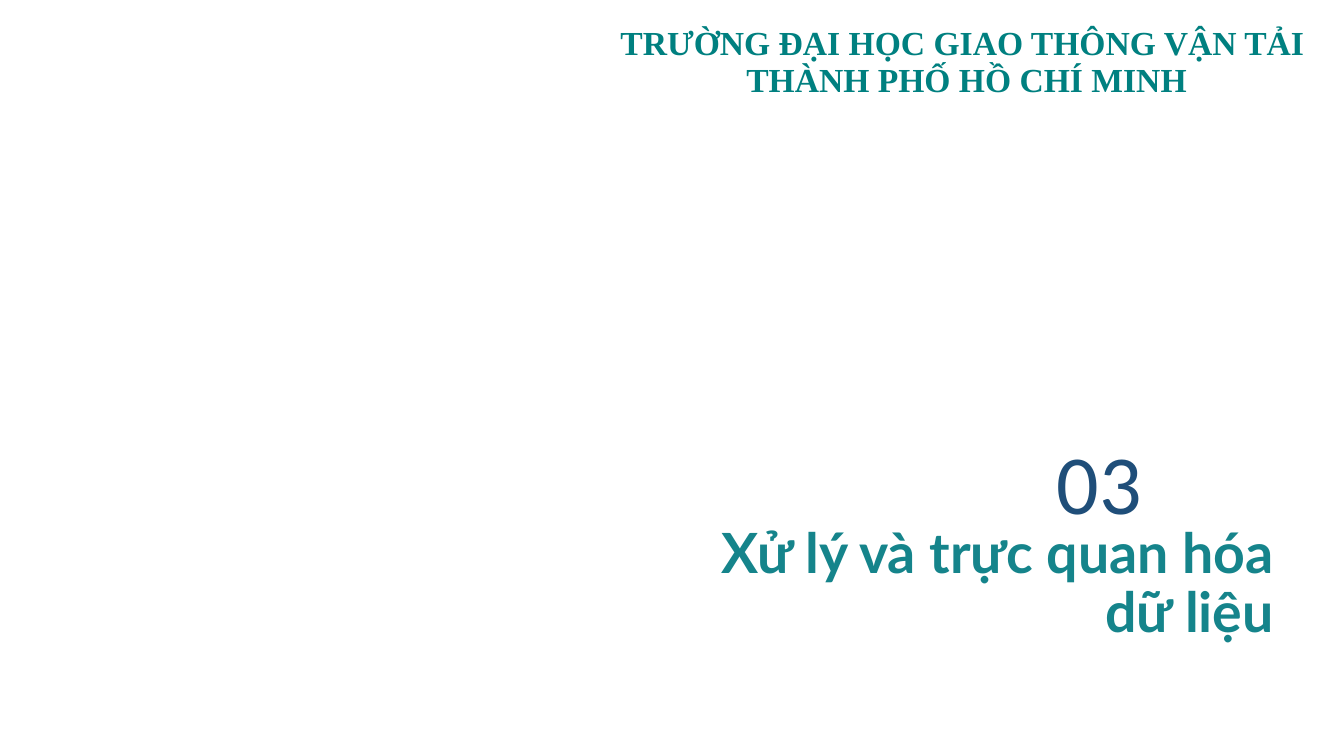
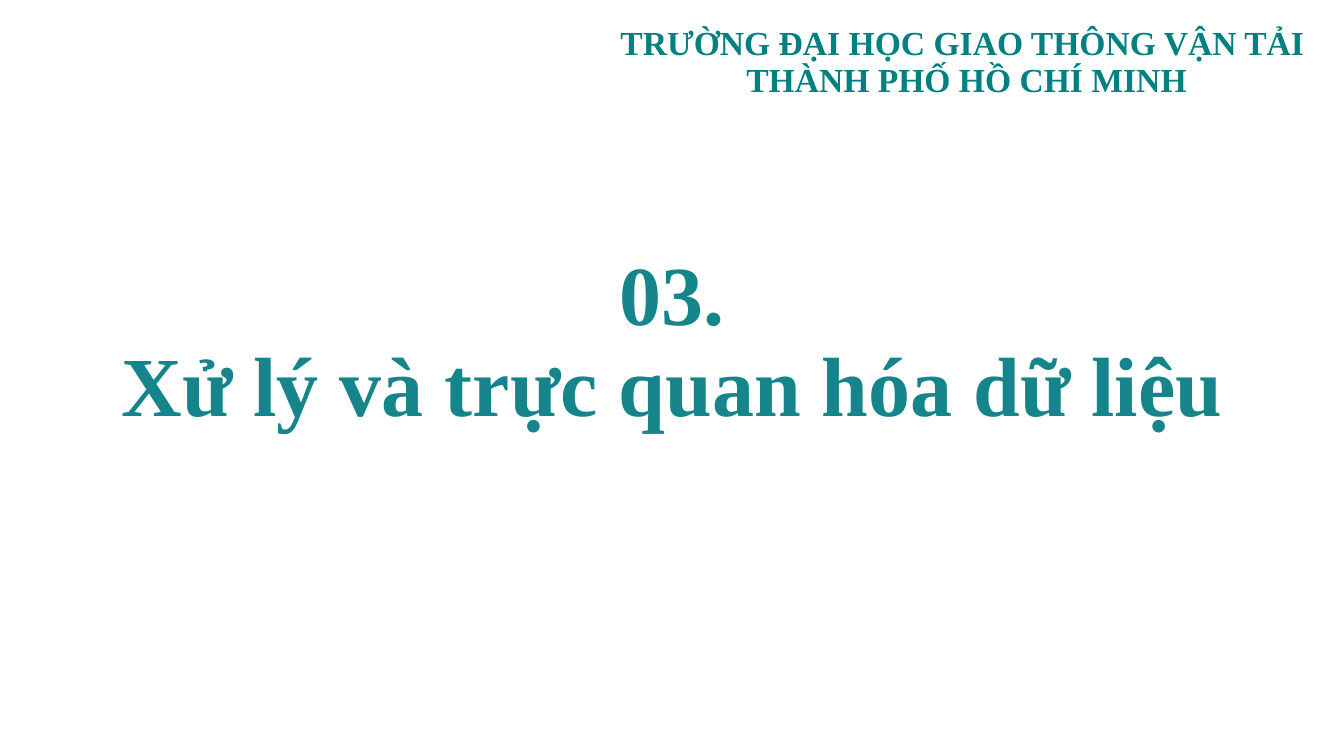
Before and after one commit to tkimngan040/OS_Group08_OS_SCH_04, a slide deck: slide 10 of PPTX/OS_SCH_04_GROUP08.pptx. Drawn at 1344x756 pixels with LibreOffice and Linux fonts; fonts in the diff are those of the drawing; background and template pictures are left out. Boxes give left, top, right and bottom in pixels: in the first picture for what was removed or moved away, otherwise in the second. Text is boxed around its words. In the diff, an @@ line names an element or a change of style, - is before the commit and + after.

```diff
--- a/PPTX/OS_SCH_04_GROUP08.pptx
+++ b/PPTX/OS_SCH_04_GROUP08.pptx
@@ title at (121,269,1222,431): text changed; size 39.6 to 60 pt; font Lato to Times New Roman @@
-Xử lý và trực quan hóa dữ liệu
+03.
+Xử lý và trực quan hóa dữ liệu
@@ text removed at (1057,459,1142,515) @@
-03
```
Also in this commit, not shown: 17 other slides changed, 1 slide removed, 2 other files.
